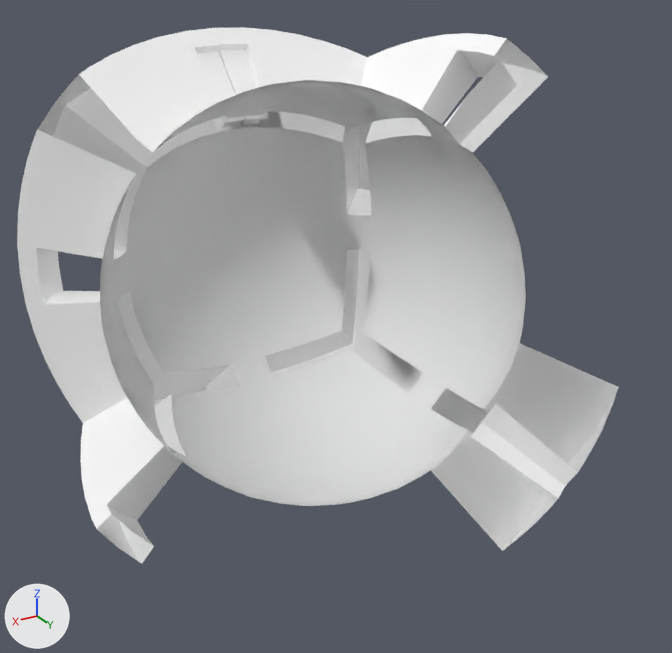
Renders of the FBX model Unity/Assets/Meshes/level.fbx from each side of a commit.
Before and after are seen from a 50 mm camera at (10.2, 18.07, 8.04) aimed at (-0.31, 0.54, -0.72). Every picture has the same lights, and +X, +Y and +Z are marked at lower left. Everything nearer to the camera than a plane just in front of the edit is cut away. Where no turn or scale is listed for an object, it has been applied to the vertices.

The older version as bpy lines, for what is in view:
```python
me_mesh = bpy.data.meshes.new('Mesh')
me_mesh.from_pydata(...)  # 1826 vertices, 1848 faces; spans x -566.0..566.0, y -566.0..566.0, z -566.0..566.0
me_mesh.materials.append(mat_level_quarter)  # white #ffffff
me_mesh_001 = bpy.data.meshes.new('Mesh.001')
me_mesh_001.from_pydata(...)  # 14 vertices, 6 faces; spans x -0.83..0.0, y -5.19..-3.31, z 3.31..5.19
me_mesh_001.materials.append(mat_level_quarter)  # white #ffffff
me_mesh_002 = bpy.data.meshes.new('Mesh.002')
me_mesh_002.from_pydata(...)  # 14 vertices, 6 faces; spans x 0.0..0.83, y -5.19..-3.31, z 3.31..5.19
me_mesh_002.materials.append(mat_level_quarter)  # white #ffffff
ob_door_l = bpy.data.objects.new('door_L', me_mesh_001)
ob_door_l.location = (0.0, 0.0, 0.0)
ob_door_r = bpy.data.objects.new('door_R', me_mesh_002)
ob_door_r.location = (0.0, 0.0, 0.0)
ob_room_quarter = bpy.data.objects.new('Room_Quarter', me_mesh)
ob_room_quarter.location = (0.0, 0.0, 0.0)
ob_room_quarter.rotation_euler = (1.571, 0.0, 0.0)  # degrees (90, 0, 0)
ob_room_quarter.scale = (0.01, 0.01, 0.01)
```
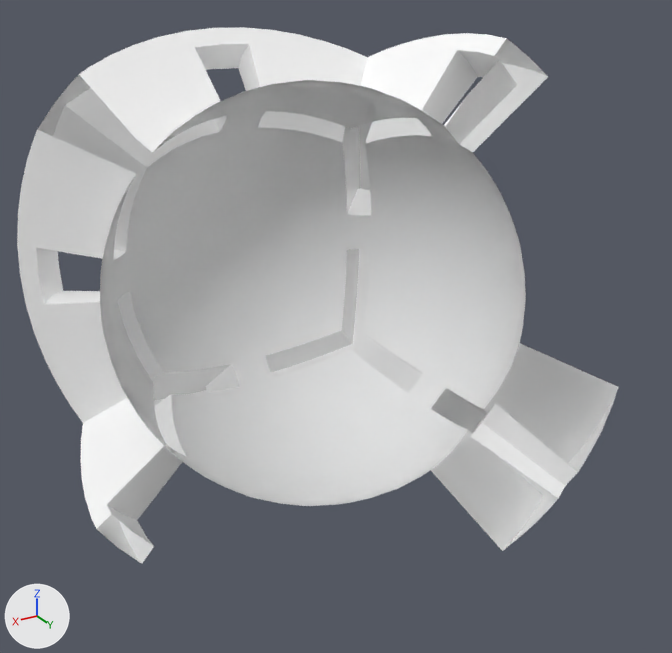
Pixel boxes [x1, y1, x2, y2] of what changed, in the pictures (672 x 653 px):
'door_L', deleted
    before: [219, 50, 268, 128]
'door_R', deleted
    before: [198, 51, 245, 131]

The edits, one by one:
Object 'door_R' (ob_door_r) is deleted.
Object 'door_L' (ob_door_l) is deleted.
